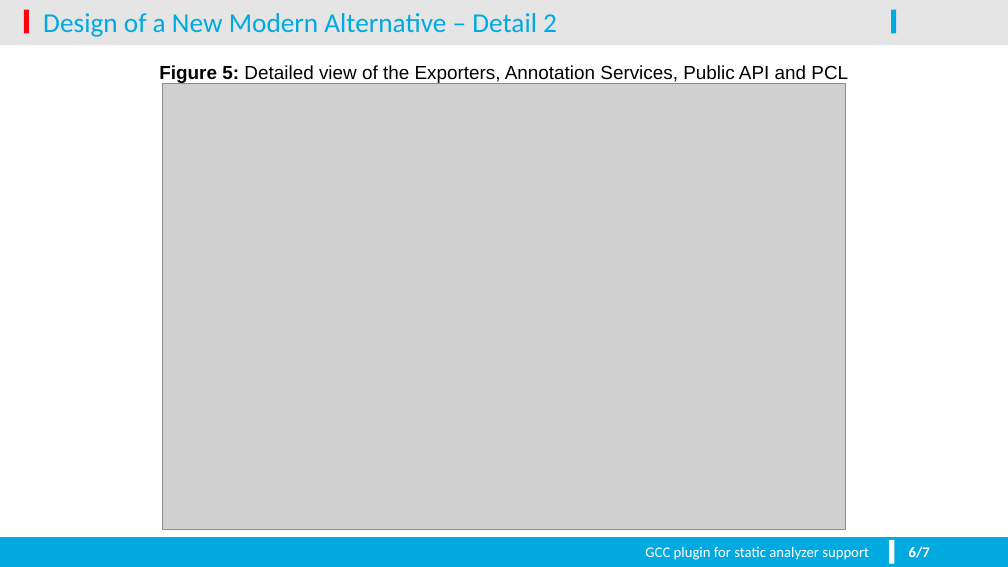
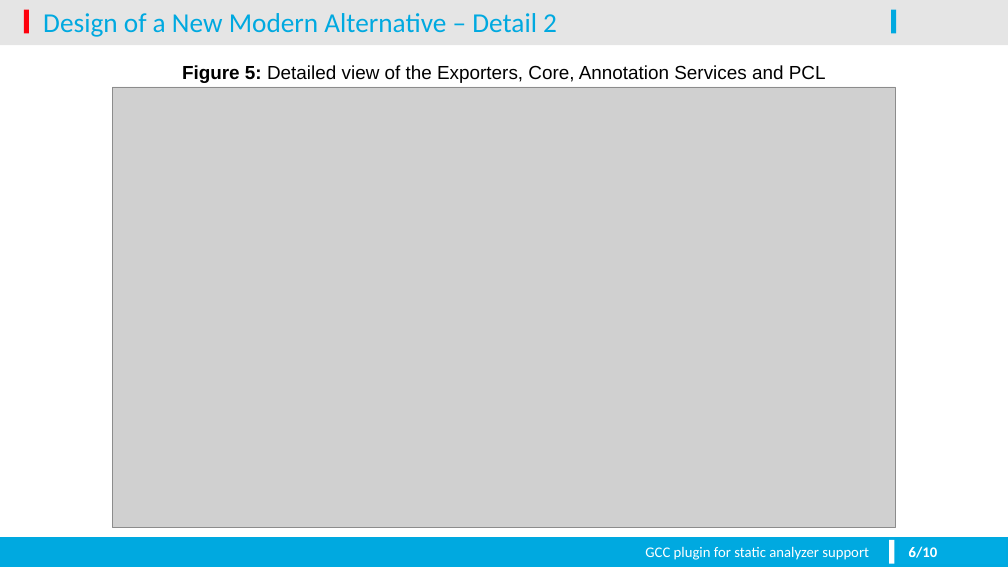
Before and after one commit to pseja/gcc-plugin-for-static-analyzer-support, a slide deck: slide 6 of xpsejal00-gcc-plugin-for-static-analyzer-support.odp. Drawn at 1008x567 pixels with LibreOffice and Linux fonts; fonts in the diff are those of the drawing; grey boxes stand for pictures; background and template pictures are left out. Boxes give left, top, right and bottom in pixels: in the first picture for what was removed or moved away, otherwise in the second. Text is boxed around its words. In the diff, an @@ line names an element or a change of style, - is before the commit and + after.

```diff
--- a/xpsejal00-gcc-plugin-for-static-analyzer-support.odp
+++ b/xpsejal00-gcc-plugin-for-static-analyzer-support.odp
@@ picture resized from (x1=163, y1=83, x2=846, y2=529) to (x1=113, y1=87, x2=895, y2=528) @@
@@ text at (x1=182, y1=65, x2=826, y2=83): text changed @@
-Figure 5: Detailed view of the Exporters, Annotation Services, Public API and PCL
+Figure 5: Detailed view of the Exporters, Core, Annotation Services and PCL
@@ rectangle added at (x1=899, y1=540, x2=1006, y2=565), fill #00ABE3 @@
@@ text at (x1=916, y1=546, x2=937, y2=558): text changed @@
-6/7
+6/10
```
Also in this commit, not shown: 5 other slides changed, 6 slides added, 1 slide removed, 25 other files.
